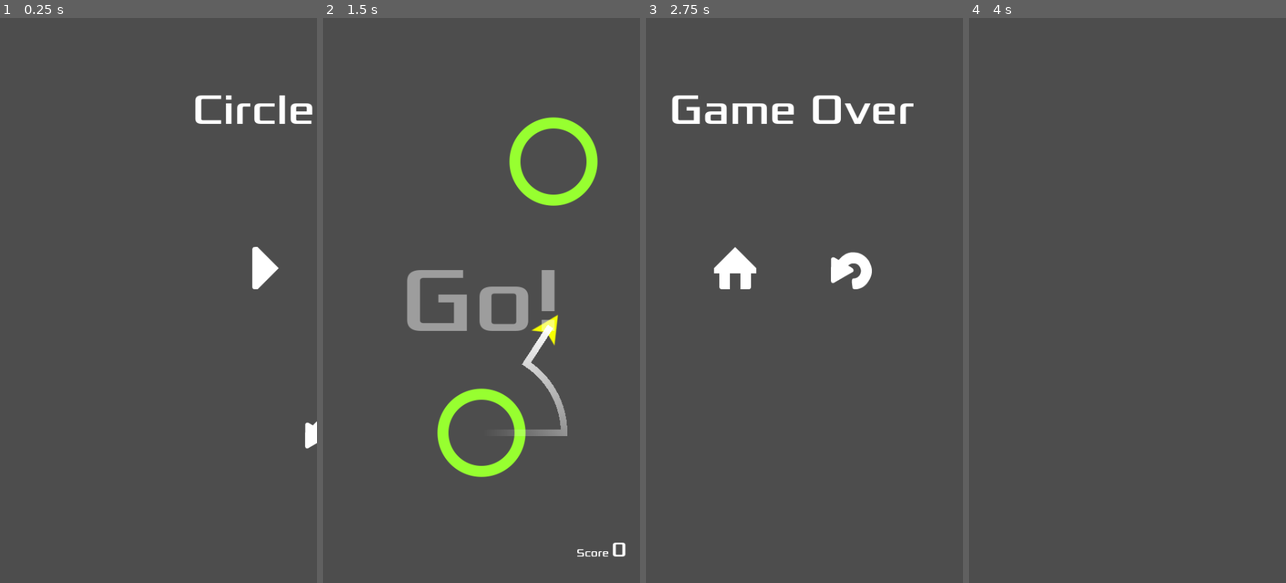
Above: before the commit, frames 1-4 (left to right).
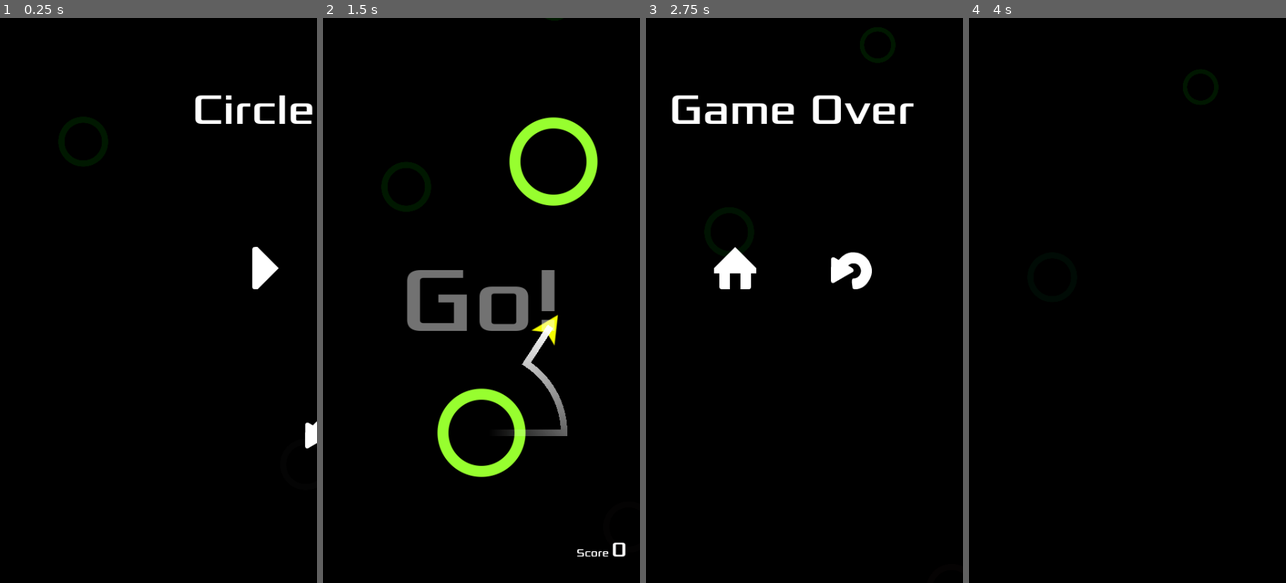
Above: after the commit, the same moments.

Repository: jrenato/circle_jump
Game: Godot game, scene res://Main/main.tscn
Two runs of this game, one before a commit and one after it. Both use one fixed random seed, a clock stepped at 60 frames per second and the inputs below. Sound files missing from this copy of the repository are replaced by a short silence.
Inputs (mouse positions are in pixels of both pictures, inside the frame that each line leads up to):
- Up to frame 1 (0.25 s): no input
- Up to frame 2 (1.5 s): click (424, 266) at 0.5 s; tap Enter at 1.25 s; move the mouse to (551, 272) at 1.27 s; hold Right (ui_right) from 1.28 s (still down); hold Ctrl from 1.28 s (still down); click (551, 272) at 1.42 s
- Up to frame 3 (2.75 s): release Right (ui_right) at 2 s; release Ctrl at 2 s; drag from (741, 328) to (877, 159) at 2.02 s
- Up to frame 4 (4 s): move the mouse to (1159, 176) at 2.77 s; hold Right (ui_right) 2.78-3.5 s; tap Z at 2.85 s; click (1159, 176) at 2.92 s; click (1184, 266) at 3.5 s

The runs differ from the first frame. In frame 1, 99% of the frame differs, in the area x 0-100%, y 0-100%; in frame 2, 97%; in frame 3, 98%; in frame 4, 100%.

Commit message:
Added glow and background particles

Diff:
--- a/Main/main.tscn
+++ b/Main/main.tscn
@@ -1,15 +1,61 @@
-[gd_scene load_steps=6 format=3 uid="uid://c654gl6qdi5ky"]
+[gd_scene load_steps=9 format=3 uid="uid://c654gl6qdi5ky"]
 
 [ext_resource type="Script" path="res://Main/main.gd" id="1_f463y"]
 [ext_resource type="PackedScene" uid="uid://cj7a4lchc8gh8" path="res://Circle/circle.tscn" id="2_rdiop"]
 [ext_resource type="PackedScene" uid="uid://klhics3c6r1a" path="res://Jumper/jumper.tscn" id="3_42k7g"]
+[ext_resource type="Texture2D" uid="uid://d2cyw3pwjae06" path="res://Assets/Images/circle_1.png" id="4_mxg8y"]
 [ext_resource type="PackedScene" uid="uid://g5cp30neerml" path="res://GUI/screens.tscn" id="4_vdj2v"]
 [ext_resource type="PackedScene" uid="uid://b4ackxvfw2y11" path="res://GUI/hud.tscn" id="5_5dfxc"]
+
+[sub_resource type="Curve" id="Curve_4ttu3"]
+min_value = -1.0
+_data = [Vector2(0, -1), 0.0, 0.0, 0, 0, Vector2(1, 1), 0.0, 0.0, 0, 0]
+point_count = 2
+
+[sub_resource type="Environment" id="Environment_yn8c2"]
+background_mode = 3
+glow_enabled = true
+glow_intensity = 0.37
+glow_blend_mode = 0
+glow_hdr_threshold = 0.64
 
 [node name="Main" type="Node2D"]
 script = ExtResource("1_f463y")
 circle_scene = ExtResource("2_rdiop")
 jumper_scene = ExtResource("3_42k7g")
+
+[node name="Background" type="CanvasLayer" parent="."]
+layer = -1
+
+[node name="ColorRect" type="ColorRect" parent="Background"]
+anchors_preset = 15
+anchor_right = 1.0
+anchor_bottom = 1.0
+grow_horizontal = 2
+grow_vertical = 2
+mouse_filter = 2
+color = Color(0, 0, 0, 1)
+
+[node name="CPUParticles2D" type="CPUParticles2D" parent="Background"]
+modulate = Color(1, 1, 1, 0.0392157)
+position = Vector2(242, -102)
+rotation = 1.5708
+amount = 4
+lifetime = 20.0
+preprocess = 10.0
+local_coords = true
+texture = ExtResource("4_mxg8y")
+emission_shape = 3
+emission_rect_extents = Vector2(1, 240)
+spread = 0.0
+gravity = Vector2(0, 0)
+initial_velocity_min = 50.0
+initial_velocity_max = 80.0
+scale_amount_min = 0.1
+scale_amount_max = 0.3
+hue_variation_min = -1.0
+hue_variation_max = 1.0
+hue_variation_curve = SubResource("Curve_4ttu3")
 
 [node name="Screens" parent="." instance=ExtResource("4_vdj2v")]
 unique_name_in_owner = true
@@ -28,3 +74,6 @@
 offset = Vector2(0, -200)
 position_smoothing_enabled = true
 position_smoothing_speed = 7.0
+
+[node name="WorldEnvironment" type="WorldEnvironment" parent="."]
+environment = SubResource("Environment_yn8c2")
--- a/project.godot
+++ b/project.godot
@@ -47,3 +47,4 @@
 [rendering]
 
 renderer/rendering_method="mobile"
+viewport/hdr_2d=true
